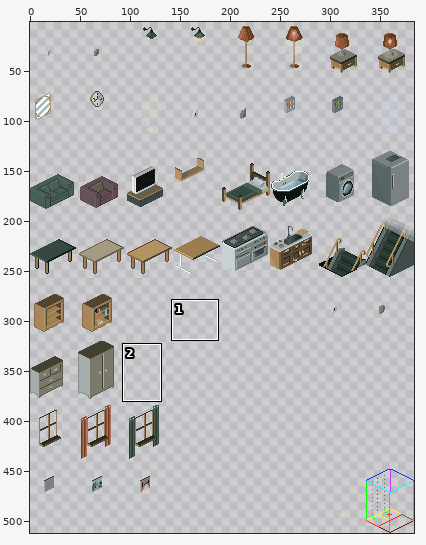
Sprite sheet -- assets/img/spritesheetA_6x6x10.png. Above: a wide view before the commit, with the close-up outlined.
Close-up. Before the commit:
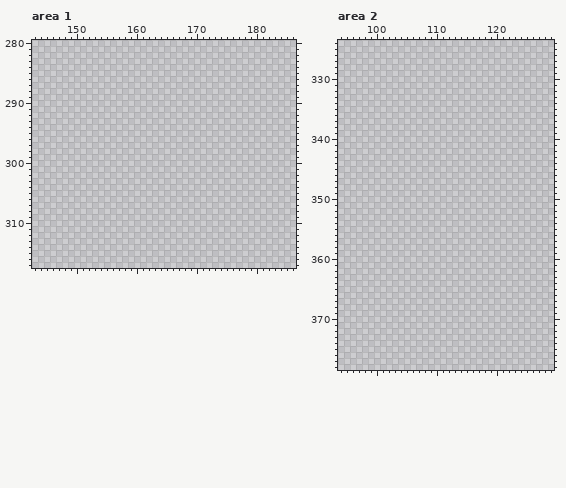
The file is 384x512 pixels. Pixels under 10% opacity are left out. Colours within 5 levels of each other are drawn and written as one. Shown: area 1: x 143..186, y 280..317; area 2: x 94..129, y 324..378. The wide view leaves out empty margins. The commit also changed other parts of the picture, which this record leaves out.
The same view after the edit:
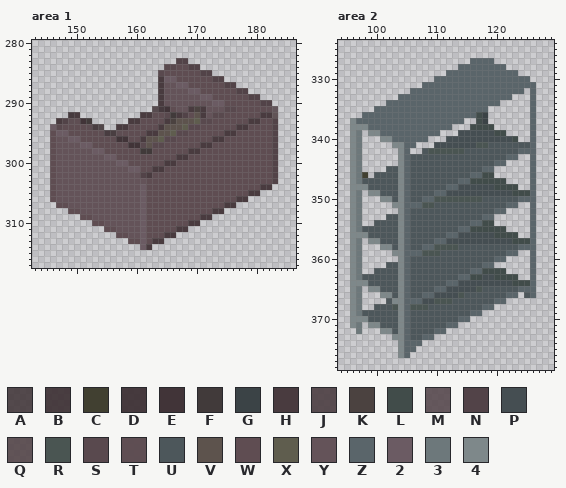
Palette (. is transparent): A #3d3134d8  B #3e3235ec  C #414031  D #403438f5  E #413438  F #413a3a  G #3b4346  H #493b3f  J #4a3c40e2  K #4b4240  L #414c4a  M #524348d8  N #524348  P #454e52  Q #534448e2  R #4a5552  S #59494e  T #5a494ef5  U #4d575b  V #5d534d  W #5f4d52  X #5f5d4e  Y #645359  Z #5a656a  2 #6b5b63  3 #6d787b  4 #7e888a
Changes in this commit:
--- area 1
@@ x 143..186 @@
 282 ............................................
-283 ............................................
-284 ............................................
-285 ............................................
-286 ............................................
-287 ............................................
-288 ............................................
-289 ............................................
-290 ............................................
-291 ............................................
-292 ............................................
-293 ............................................
-294 ............................................
-295 ............................................
-296 ............................................
-297 ............................................
-298 ............................................
-299 ............................................
-300 ............................................
-301 ............................................
-302 ............................................
-303 ............................................
-304 ............................................
-305 ............................................
-306 ............................................
-307 ............................................
-308 ............................................
-309 ............................................
-310 ............................................
-311 ............................................
-312 ............................................
-313 ............................................
-314 ............................................
+283 ........................NN..................
+284 ......................SSWWNN................
+285 .....................SWWWWWWNN..............
+286 .....................H22WWWWWWNN............
+287 .....................HYY22WWWWWWNN..........
+288 .....................HYYYY22WWWWWWNN........
+289 .....................HYYYYYY22WWWWWWNN......
+290 .....................HYYYYYYYY22WWWWWWNN....
+291 ....................JDEWYYHKHYYYSSWWWWWTM...
+292 ......DH..........HHTWSFHNWVHYSSWWWWWWHHQ...
+293 ....HNTTEF......HHWWWWHKVVVXSSWWWWWWHHWWN...
+294 ...2SWWWWTBA..HHWWWWWHVVVXSSWWWWWWHHWWWWN...
+295 ...W22WWWWWTBBTWWWWHHVVXSSWWWWWWHHWWWWWWN...
+296 ...WYY22WWWWWWEEWWHVVXSSWWWWWWHHWWWWWWWWN...
+297 ...WYYYY22WWWWWWEESVSSWWWWWWHHWWWWWWWWWWN...
+298 ...WYYYYYY22WWWWWWFFWWWWWWHHWWWWWWWWWWWWN...
+299 ...WYYYYYYYY22WWWWWWWWWWHHWWWWWWWWWWWWWWN...
+300 ...WYYYYYYYYYY22WWWWWWHHWWWWWWWWWWWWWWWWN...
+301 ...WYYYYYYYYYYYY22WWHHWWWWWWWWWWWWWWWWWWN...
+302 ...WYYYYYYYYYYYYYYNHWWWWWWWWWWWWWWWWWWWWN...
+303 ...WYYYYYYYYYYYYYYYWWWWWWWWWWWWWWWWWWWWWN...
+304 ...WYYYYYYYYYYYYYY2WWWWWWWWWWWWWWWWWWWHH....
+305 ...WYYYYYYYYYYYYYY2WWWWWWWWWWWWWWWWWHH......
+306 ...WYYYYYYYYYYYYYY2WWWWWWWWWWWWWWWHH........
+307 ....WWYYYYYYYYYYYY2WWWWWWWWWWWWWHH..........
+308 ......WWYYYYYYYYYY2WWWWWWWWWWWHH............
+309 ........WWYYYYYYYY2WWWWWWWWWHH..............
+310 ..........WWYYYYYY2WWWWWWWHH................
+311 ............WWYYYY2WWWWWHH..................
+312 ..............WWYY2WWWHH....................
+313 ................WW2WHH......................
+314 ..................2H........................
 315 ............................................
--- area 2
@@ x 94..129 @@
 326 ....................................
-327 ....................................
-328 ....................................
-329 ....................................
-330 ....................................
-331 ....................................
-332 ....................................
-333 ....................................
-334 ....................................
-335 ....................................
-336 ....................................
-337 ....................................
-338 ....................................
-339 ....................................
-340 ....................................
-341 ....................................
-342 ....................................
-343 ....................................
-344 ....................................
-345 ....................................
-346 ....................................
-347 ....................................
-348 ....................................
-349 ....................................
-350 ....................................
-351 ....................................
-352 ....................................
-353 ....................................
-354 ....................................
-355 ....................................
-356 ....................................
-357 ....................................
-358 ....................................
-359 ....................................
-360 ....................................
-361 ....................................
-362 ....................................
-363 ....................................
-364 ....................................
-365 ....................................
-366 ....................................
-367 ....................................
-368 ....................................
-369 ....................................
-370 ....................................
-371 ....................................
-372 ....................................
-373 ....................................
-374 ....................................
-375 ....................................
-376 ....................................
+327 ......................ZZZZ..........
+328 ....................ZZZZZZZZ........
+329 ..................ZZZZZZZZZZZZ......
+330 ................ZZZZZZZZZZZZZZZZ....
+331 ..............ZZZZZZZZZZZZZZZZZZZ...
+332 ............ZZZZZZZZZZZZZZZZZZZ.Z...
+333 ..........ZZZZZZZZZZZZZZZZZZZ...Z...
+334 ........ZZZZZZZZZZZZZZZZZZZ.....Z...
+335 ......ZZZZZZZZZZZZZZZZZZZ.......Z...
+336 ....ZZZZZZZZZZZZZZZZZZZLG.......Z...
+337 ..4ZZZZZZZZZZZZZZZZZZ..LG.......Z...
+338 ..444ZZZZZZZZZZZZZZ...LLLL......Z...
+339 ..43.44ZZZZZZZZZZ...PPPPPPLL....Z...
+340 ..43...44ZZZZZZ...PPPPPPPPPPPL..Z...
+341 ..43.....44ZZ...PPPPPPPRRUUUUUUUZ...
+342 ..43......4Z..URRRRRRUUUUUUUUUZZZ...
+343 ..43......4ZUUUUUUUUUUUUUUUUZZ..Z...
+344 ..43......4ZUUUUUUUUUUUUUUZZ....Z...
+345 ..43....UU4ZUUUUUUUUUUUUZZ......Z...
+346 ..43C.UUUU4ZUUUUUUUUUUZZLL......Z...
+347 ..43UUUUUU4ZUUUUUUUUZZLLLLLL....Z...
+348 ..444UUUUU4ZUUUUUUZZPPPPPPLLLL..Z...
+349 ..43.44UUU4ZUUUUZZPPPPPPPPPPPLLLZ...
+350 ..43...44U4ZUUZZRRRRRRRRUUUUUUZZZ...
+351 ..43.....44ZZZRRUUUUUUUUUUUUZZ..Z...
+352 ..43......4ZUUUUUUUUUUUUUUZZ....Z...
+353 ..43....UU4ZUUUUUUUUUUUUZZ......Z...
+354 ..43..UUUU4ZUUUUUUUUUUZZLL......Z...
+355 ..43UUUUUU4ZUUUUUUUUZZLLLLLL....Z...
+356 ..444UUUUU4ZUUUUUUZZPPPPPPLLLL..Z...
+357 ..43.44UUU4ZUUUUZZPPPPPPPPPPPLLLZ...
+358 ..43...44U4ZUUZZRRRRUUUUUUUUUUZZZ...
+359 ..43.....44ZZZRRRUUUUUUUUUUUZZ..Z...
+360 ..43......4ZUUUUUUUUUUUUUUZZ....Z...
+361 ..43....UU4ZUUUUUUUUUUUUZZ......Z...
+362 ..43..UUUU4ZUUUUUUUUUUZZLLLL....Z...
+363 ..43UUUUUU4ZUUUUUUUUZZLLPPLLLL..Z...
+364 ..444UUUUU4ZUUUUUUZZPPPPPPPPPLLLZ...
+365 ..43.44UUU4ZUUUUZZPPPPPRUUUUUUZZZ...
+366 ..43...44U4ZUUZZPPPPRUUUUUUUZZ.UZ...
+367 ..43....U44ZZZPPRRRUUUUUUUZZ........
+368 ..43..UUUR4ZRRRUUUUUUUUUZZ..........
+369 ..43UUUUUU4ZUUUUUUUUUUZZ............
+370 ..444UUUUU4ZUUUUUUUUZZ..............
+371 ..43.44UUU4ZUUUUUUZZ................
+372 ...3...44U4ZUUUUZZ..................
+373 .........44ZUUZZ....................
+374 ..........4ZZZ......................
+375 ..........4ZZ.......................
+376 ..........4Z........................
 377 ....................................
